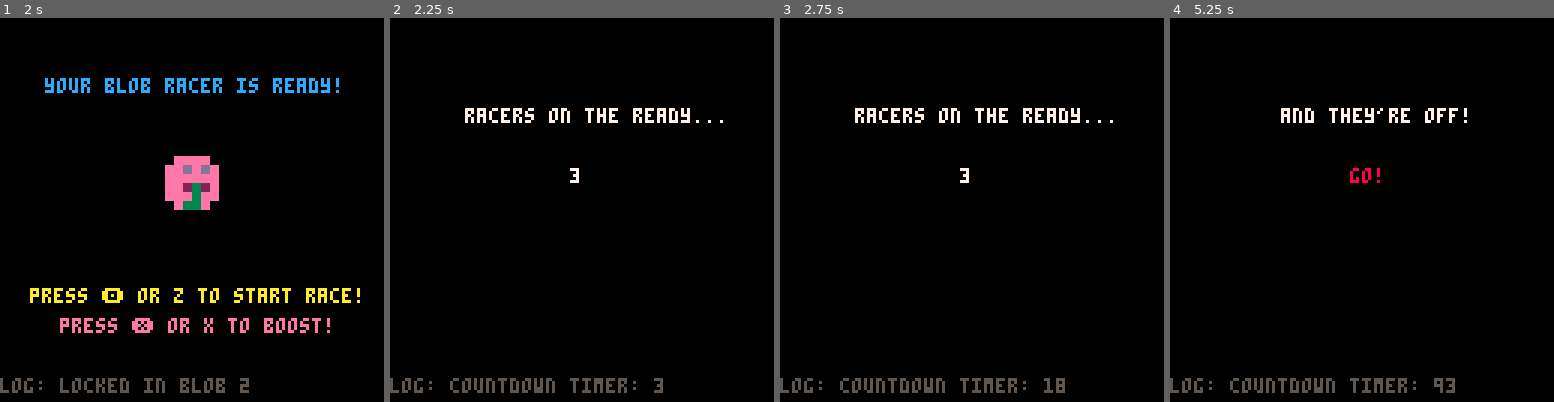
Above: before the commit, frames 1-4 (left to right).
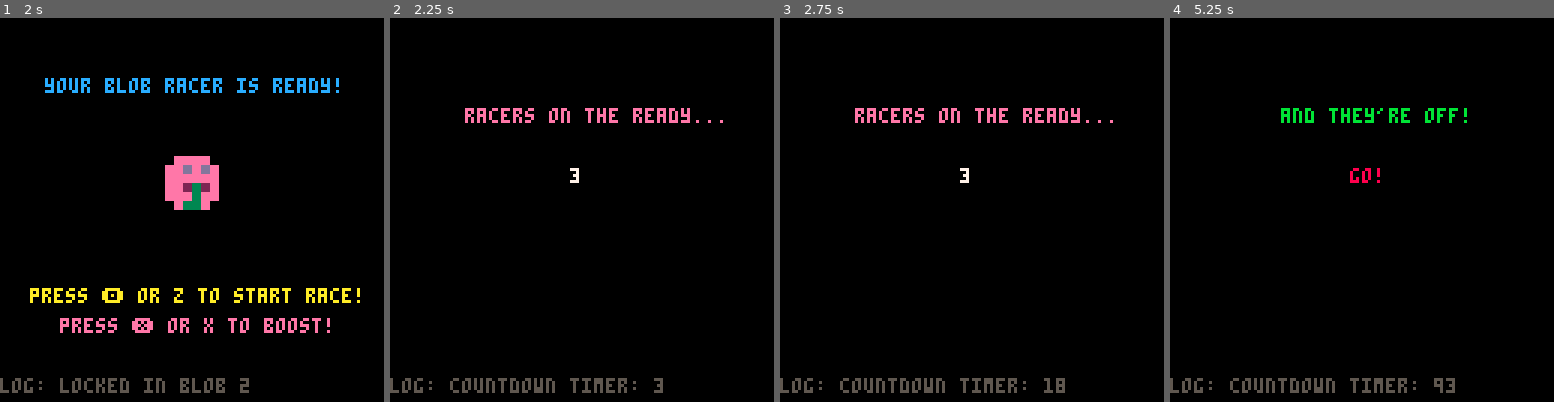
Above: after the commit, the same moments.

Repository: geopet/formula-blob
Game: PICO-8 cartridge blob_race.p8
Same seed, same stepped clock (60 frames per second), same inputs: the game is played once before the commit and once after it.
Inputs:
- Up to frame 1 (2 s): tap X (X key) at 0.33, 1.07, 1.85 s; tap O (Z key) at 0.7, 1.7 s; hold Right from 1.6 s (still down)
- Up to frame 2 (2.25 s): release Right at 2.1 s; tap O (Z key) at 2.1 s
- Up to frame 3 (2.75 s): hold Right from 2.47 s (still down); tap O (Z key) at 2.5 s
- Up to frame 4 (5.25 s): tap O (Z key) every 0.4 s from 2.9 to 4.9 s; tap X (X key) at 2.97, 4.08, 5.2 s; release Right at 3.03 s; hold Left 3.08-3.58 s; hold Right 4.02-4.68 s; hold Left from 5.08 s (still down)

Frame 1 is identical in both runs. In frame 2, 1.0% of the frame differs, in the area x 19-87%, y 23-28%; in frame 3, 1.0%; in frame 4, 0.8%.

Commit message:
feat(ui): improve countdown
Making the countdown screen a little more dynamic.

Diff:
--- a/blob_race.p8
+++ b/blob_race.p8
@@ -278,16 +278,16 @@
         print_log_msg(log_msg)
     elseif (state == "countdown") then
         if (lock_timer < 30) then
-            announcer_opt = {string = "racers on the ready...", x = 25, y = 30, color = 7}
+            announcer_opt = {string = "racers on the ready...", x = 25, y = 30, color = 14}
             countdown_opt = {string = "3", x = 60, y = 50, color = 7}
         elseif (lock_timer < 60) then
-            announcer_opt = {string = "on your marks...", x = 37, y = 30, color = 7}
+            announcer_opt = {string = "on your marks...", x = 37, y = 30, color = 13}
             countdown_opt = {string = "2", x = 60, y = 50, color = 10}
         elseif (lock_timer < 90) then
-            announcer_opt = {string = "get set...", x = 47, y = 30, color = 7}
+            announcer_opt = {string = "get set...", x = 47, y = 30, color = 12}
             countdown_opt = {string = "1", x = 60, y = 50, color = 9}
         elseif (lock_timer < 120) then
-            announcer_opt = {string = "and they're off!", x = 37, y = 30, color = 7}
+            announcer_opt = {string = "and they're off!", x = 37, y = 30, color = 11}
             countdown_opt = {string = "go!", x = 60, y = 50, color = 8}
         else
             announcer_opt = {string = "there's a problem on the track!", x = 20, y = 30, color = 14}
